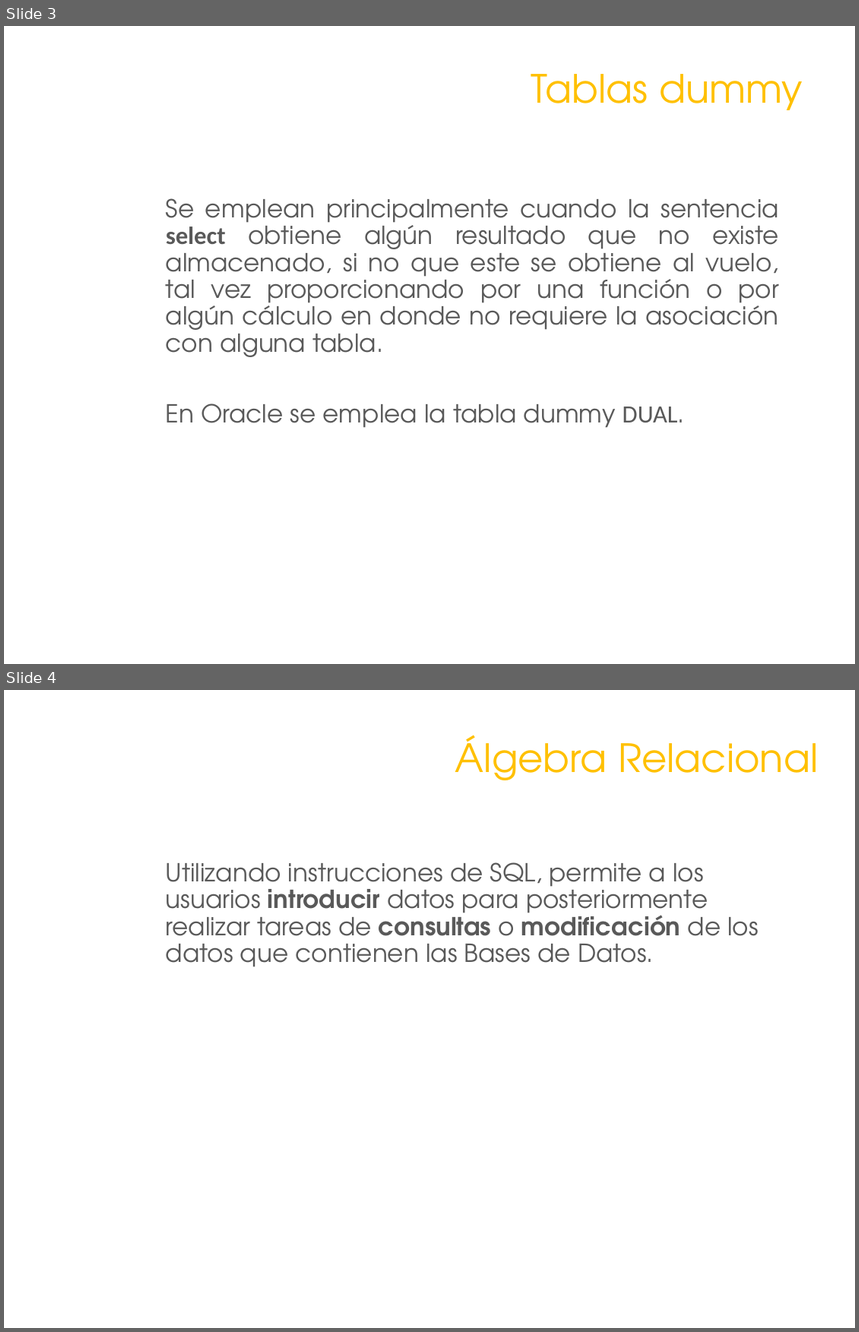
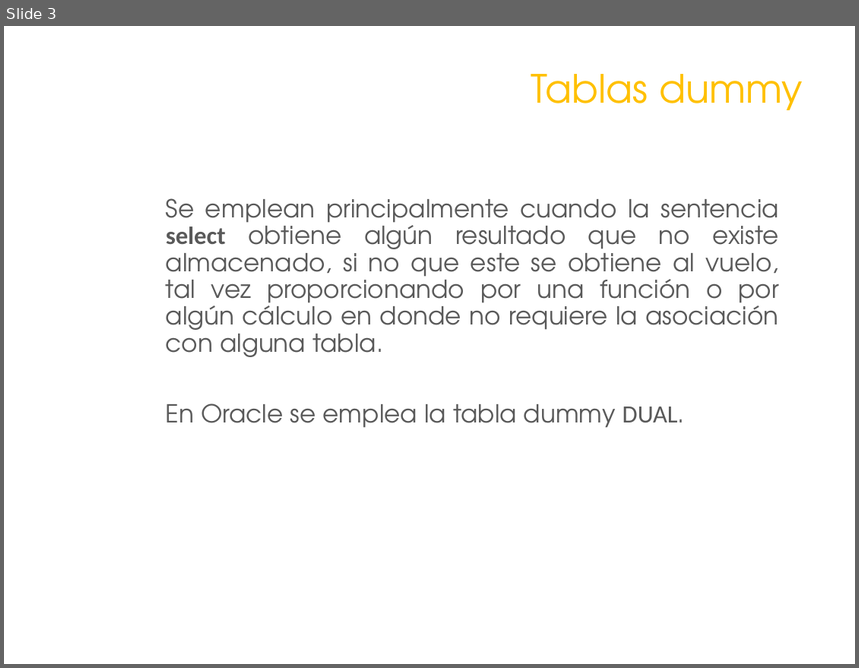
Before and after one commit to galigaribaldi/CursoSQL, a slide deck: SQL1/Martes/DQL.pptx. Shown one above the other, each under a label of ours: slides 3 and 4 before the commit, slide 3 after it. The pictures are 859x1332 and 859x668 pixels, drawn with LibreOffice and Linux fonts; fonts in the diff are those of the drawing; background and template pictures are left out. Boxes give left, top, right and bottom in pixels: in the first picture for what was removed or moved away, otherwise in the second. Text is boxed around its words. In the diff, an @@ line names an element or a change of style, - is before the commit and + after.

```diff
--- a/SQL1/Martes/DQL.pptx
+++ b/SQL1/Martes/DQL.pptx
@@ slide 4 removed at <box>4,690,855,1328</box>, background picture (left out) @@
@@ title removed at <box>455,735,818,780</box> @@
-Álgebra Relacional
@@ text removed at <box>166,863,759,967</box> @@
-Utilizando instrucciones de SQL, permite a los usuarios introducir datos para posteriormente realizar tareas de consultas o modificación de los datos que contienen las Bases de Datos.
```
Also in this commit, not shown: 5 slides added, 1 other file.
